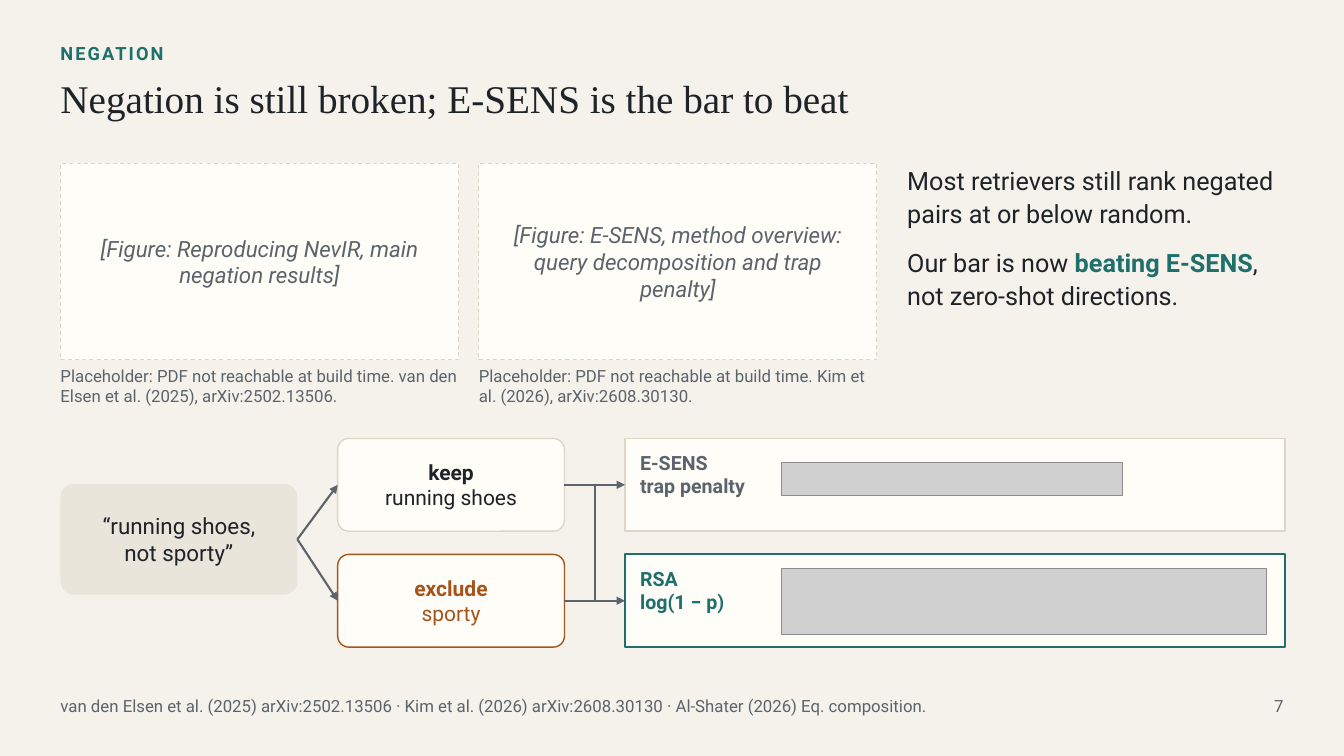
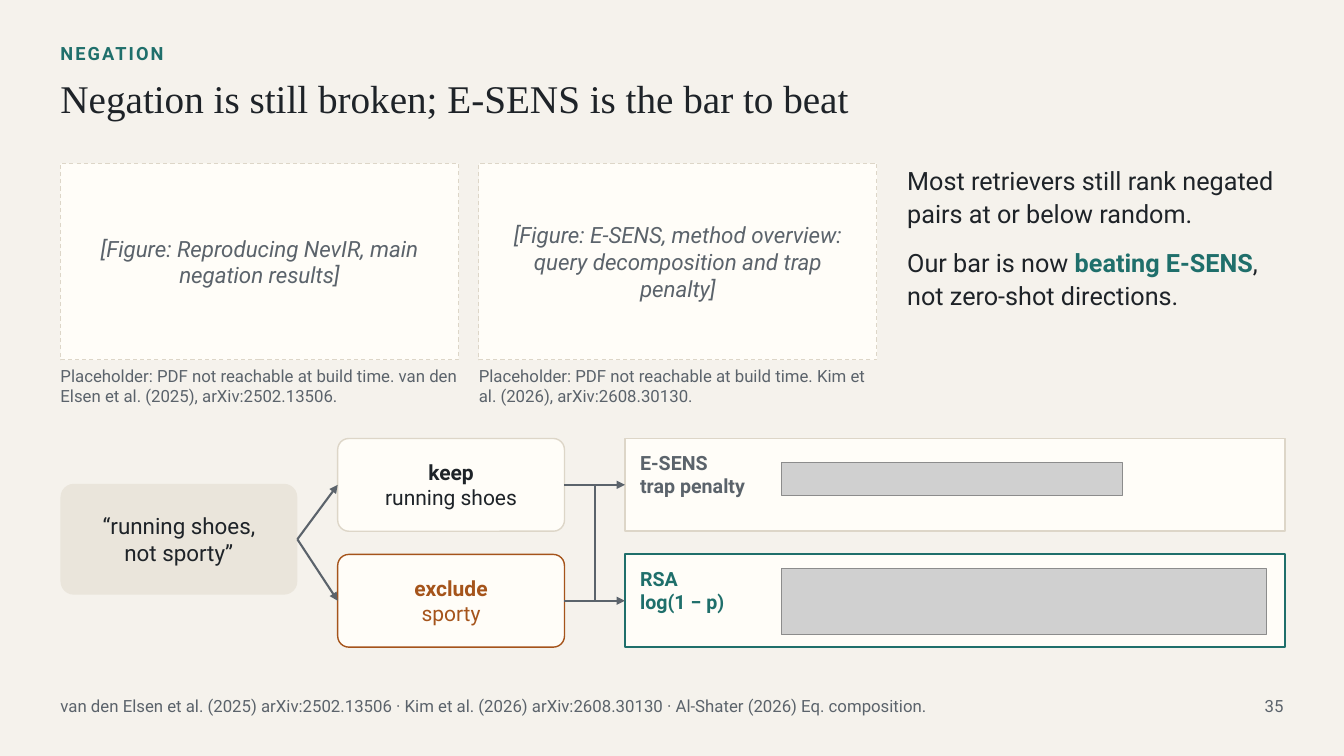
Before and after one commit to hanialshater/ras, a slide deck: slide 35 of deck/fashion_search_landscape.pptx (slide 7 before the commit). Drawn at 1344x756 pixels with LibreOffice and Linux fonts; fonts in the diff are those of the drawing; grey boxes stand for pictures. Boxes give left, top, right and bottom in pixels: in the first picture for what was removed or moved away, otherwise in the second. Text is boxed around its words. In the diff, an @@ line names an element or a change of style, - is before the commit and + after.

```diff
--- a/deck/fashion_search_landscape.pptx
+++ b/deck/fashion_search_landscape.pptx
@@ text at [1265, 700, 1284, 712]: text changed @@
-7
+35
```
Also in this commit, not shown: 5 other slides changed, 81 slides added, 7 slides removed, 26 other files.
